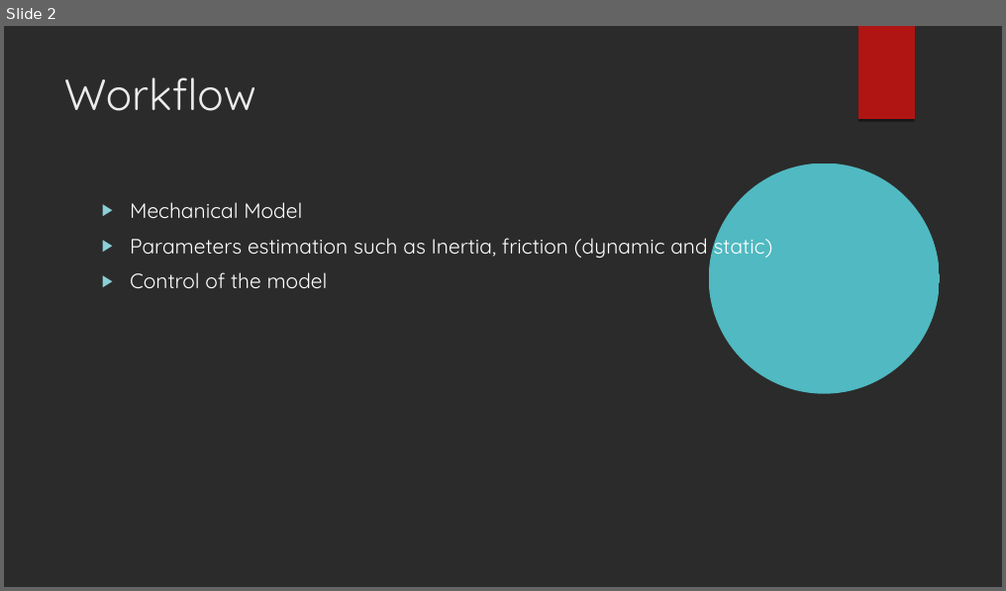
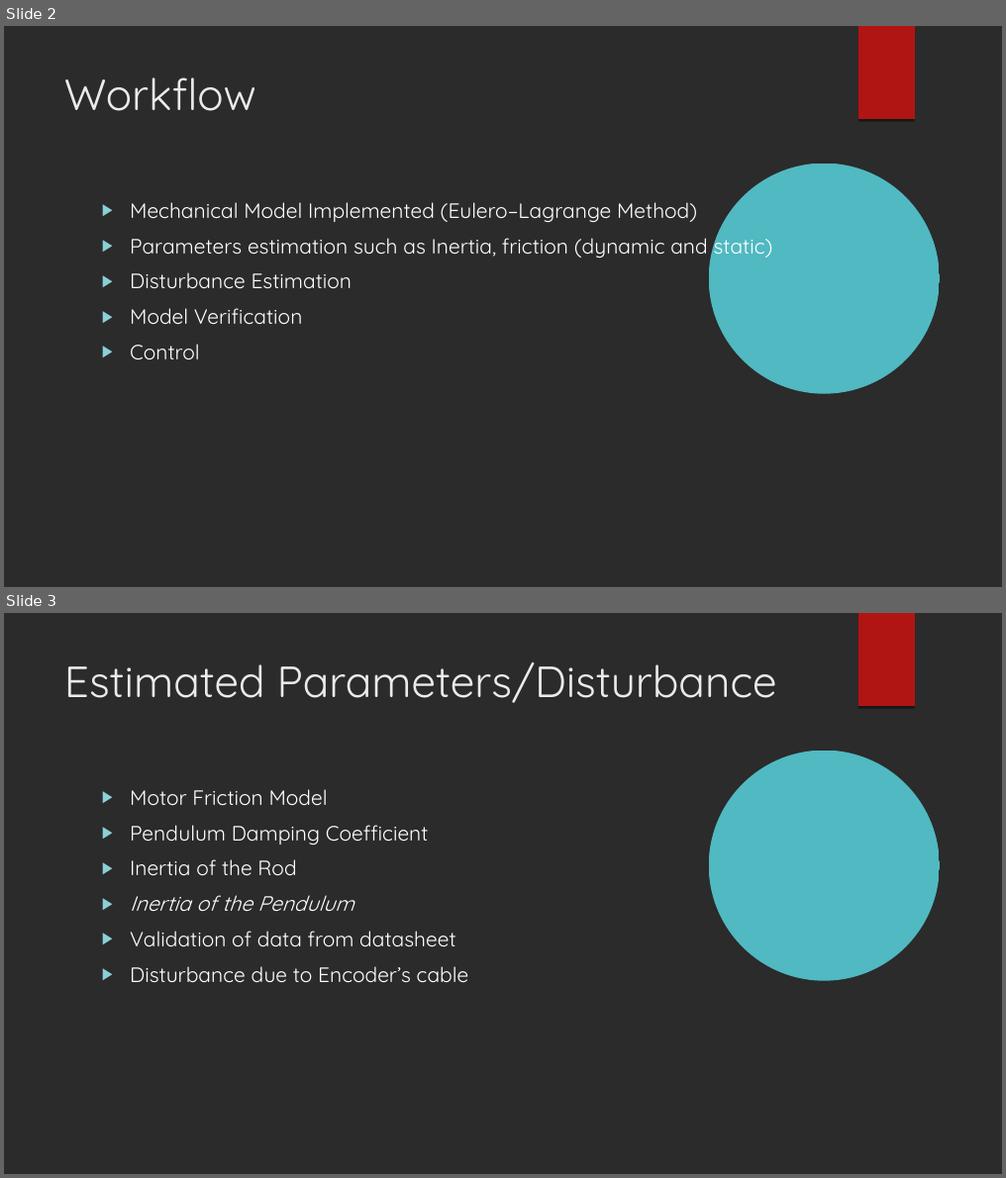
Before and after one commit to Quanser-Team/Quanser-Project, a slide deck: Presentation & Report/QUANSAR CUBE 2.odp. Shown one above the other, each under a label of ours: slide 2 before the commit, slides 2 and 3 after it. The pictures are 1006x591 and 1006x1178 pixels, drawn with LibreOffice and Linux fonts; fonts in the diff are those of the drawing; background and template pictures are left out; a plain dark background stands for a picture behind light text. Boxes give left, top, right and bottom in pixels: in the first picture for what was removed or moved away, otherwise in the second. Text is boxed around its words. In the diff, an @@ line names an element or a change of style, - is before the commit and + after.

```diff
--- a/Presentation & Report/QUANSAR CUBE 2.odp
+++ b/Presentation & Report/QUANSAR CUBE 2.odp
@@ slide 3 added at [4, 613, 1002, 1174], background picture (left out); not listed: 2 template elements that a slide beside it also shows @@
@@ title added at [64, 663, 777, 703], 42 pt, text #EBEBEB @@
+Estimated Parameters/Disturbance
@@ text added at [130, 789, 468, 982], 20 pt, text #FFFFFF @@
+▶ Motor Friction Model
+▶ Pendulum Damping Coefficient
+▶ Inertia of the Rod
+▶ Inertia of the Pendulum
+▶ Validation of data from datasheet
+▶ Disturbance due to Encoder’s cable
@@ slide 2 changed as well @@
@@ text at [130, 202, 697, 222]: text changed @@
-▶ Mechanical Model
+▶ Mechanical Model Implemented (Eulero–Lagrange Method)
@@ text at [130, 273, 352, 360]: text changed @@
-▶ Control of the model
+▶ Disturbance Estimation
+▶ Model Verification
+▶ Control
```
Also in this commit, not shown: 1 other slide changed, 1 other slide added, 3 slides removed.
